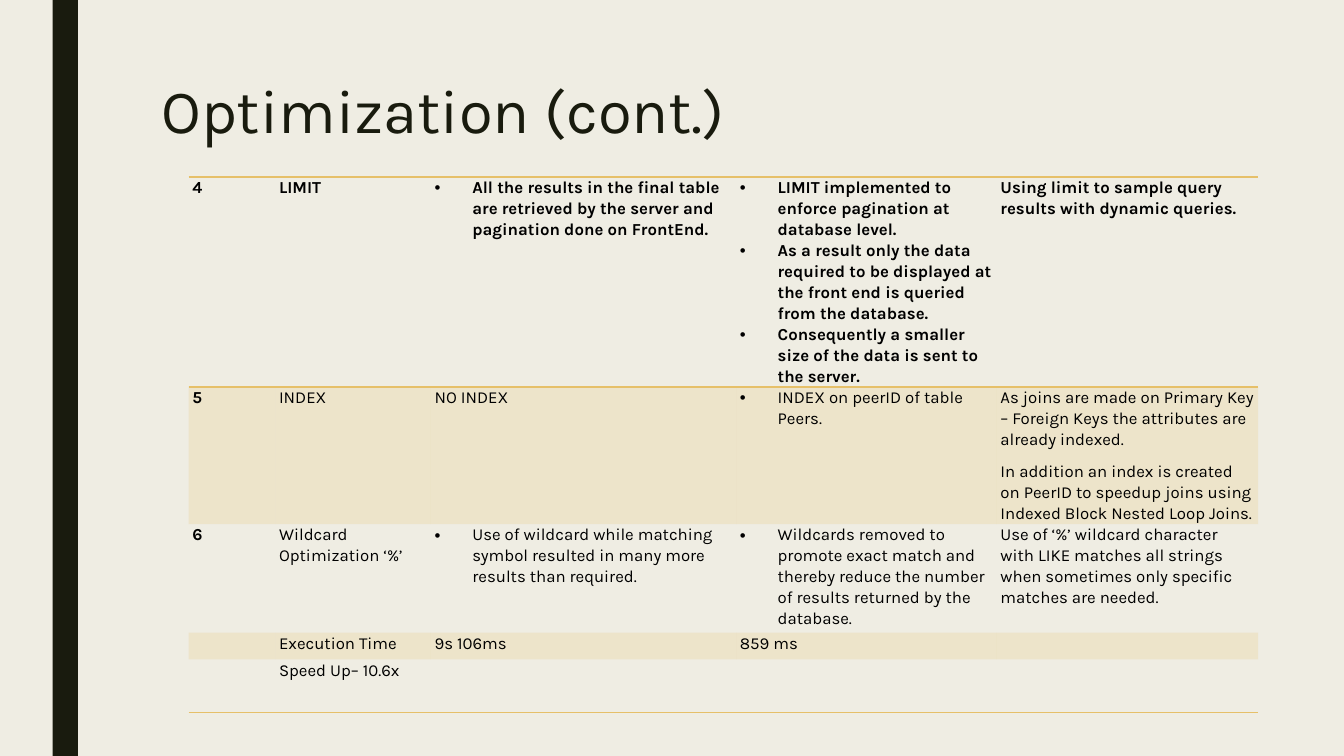
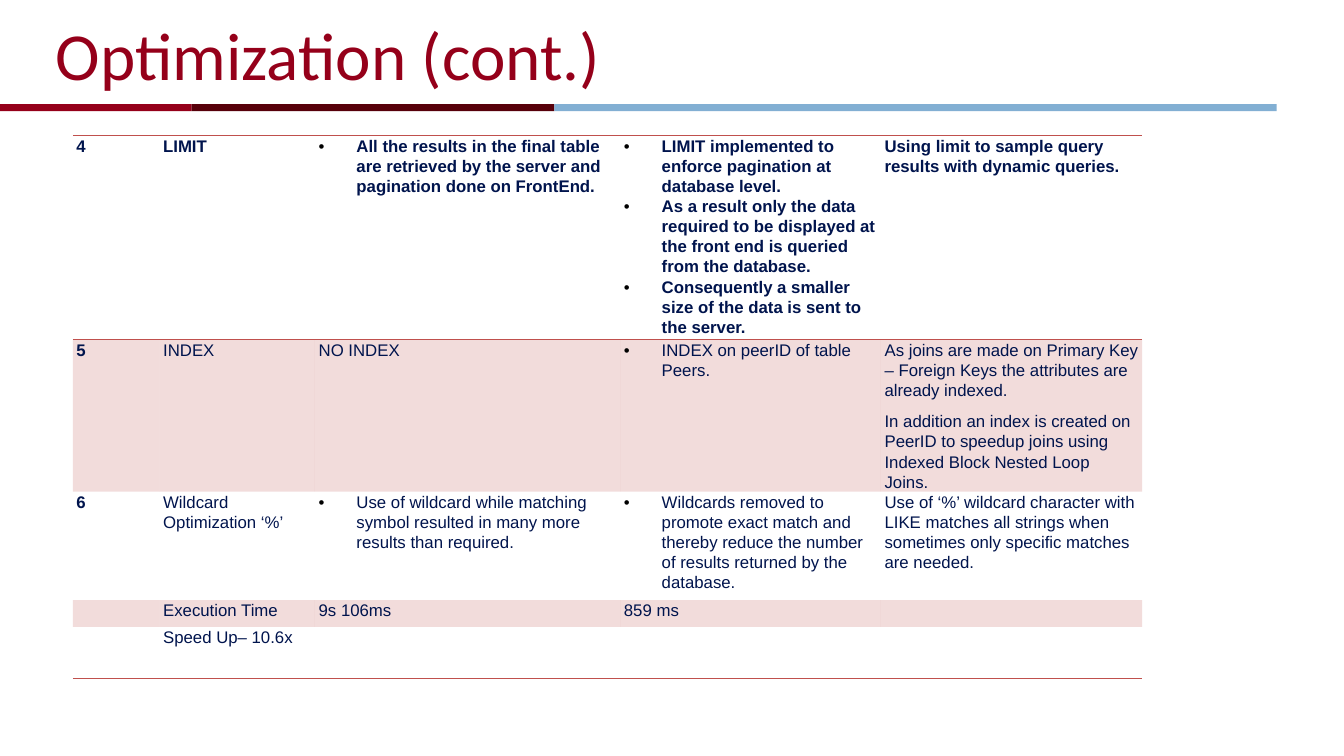
Before and after one commit to ShrivatsAgrawal/CIS550_Project_OPUS, a slide deck: slide 15 of Docs/finalcis550project.pptx. Drawn at 1344x756 pixels with LibreOffice and Linux fonts; fonts in the diff are those of the drawing; background and template pictures are left out. Boxes give left, top, right and bottom in pixels: in the first picture for what was removed or moved away, otherwise in the second. Text is boxed around its words. In the diff, an @@ line names an element or a change of style, - is before the commit and + after.

```diff
--- a/Docs/finalcis550project.pptx
+++ b/Docs/finalcis550project.pptx
@@ background #EFEDE3 to #FFFFFF @@
@@ title "Optimization (cont.)": place and size @@
-title "Optimization (cont.)" at bbox=[161, 88, 724, 148]
+title "Optimization (cont.)" at bbox=[56, 31, 600, 91]
@@ title "Optimization (cont.)" at bbox=[56, 31, 600, 91]: size 44 to 48 pt, font Karla to Calibri, text colour #191B0E to #95001A; line spacing 0.89 to 1; vertical alignment top to middle @@
@@ rectangle removed at bbox=[52, 0, 78, 756] @@
@@ rectangle added at bbox=[0, 104, 192, 111], fill #95001A @@
@@ rectangle added at bbox=[192, 104, 555, 111], fill #57000A @@
@@ rectangle added at bbox=[555, 104, 1277, 111], fill #82AFD3 @@
@@ table at bbox=[73, 136, 1142, 679] @@
@@ fill #E6C069 at 20% opacity to #C0504D at 20% opacity in 10 cells @@
@@ font Karla to Arial, text colour #000000 to #00144D @@
@@ borders changed @@
@@ table: place and size @@
-table at bbox=[189, 177, 1258, 710]
+table at bbox=[73, 136, 1142, 679]
```
Also in this commit, not shown: 16 other slides changed, 1 slide added, 1 slide removed.
